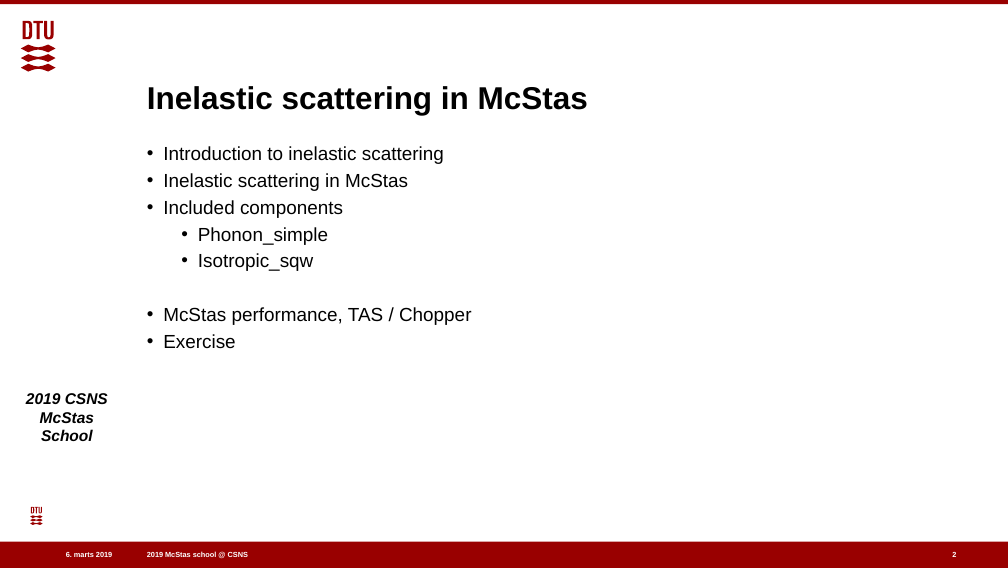
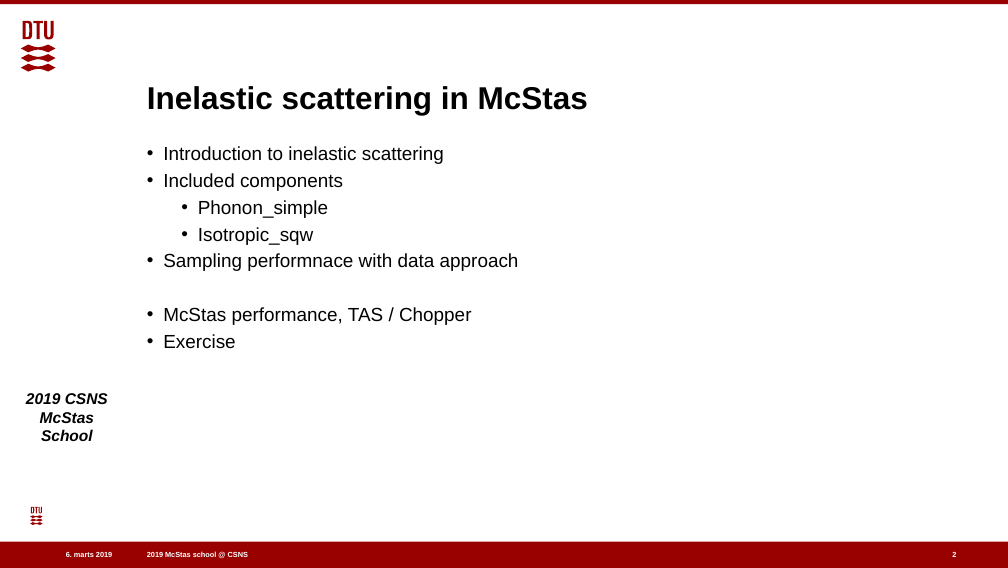
Before and after one commit to eddymaoui/Schools, a slide deck: slide 2 of CSNS_March_2019/4_Thursday_March_28th/5_inelastic_scattering/inelastic_scattering.pptx. Drawn at 1008x568 pixels with LibreOffice and Linux fonts; fonts in the diff are those of the drawing; background and template pictures are left out. Boxes give left, top, right and bottom in pixels: in the first picture for what was removed or moved away, otherwise in the second. Text is boxed around its words. In the diff, an @@ line names an element or a change of style, - is before the commit and + after.

Commit message:
Reorganized the inelastic talk

```diff
--- a/CSNS_March_2019/4_Thursday_March_28th/5_inelastic_scattering/inelastic_scattering.pptx
+++ b/CSNS_March_2019/4_Thursday_March_28th/5_inelastic_scattering/inelastic_scattering.pptx
@@ text at (163, 173, 408, 191): paragraph removed @@
-• Inelastic scattering in McStas
@@ text at (163, 253, 519, 271): paragraph added @@
+• Sampling performnace with data approach
```
Also in this commit, not shown: 2 other slides changed.
